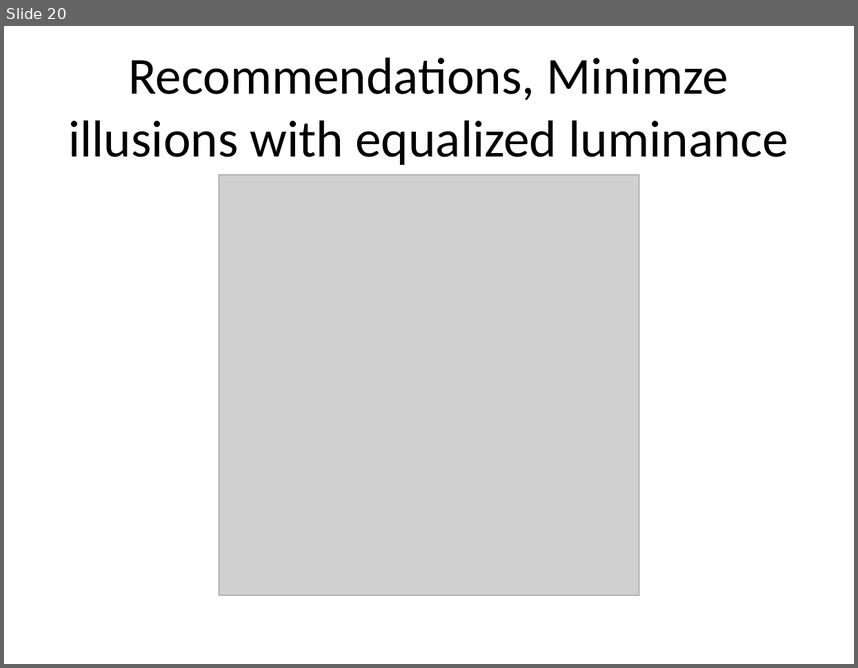
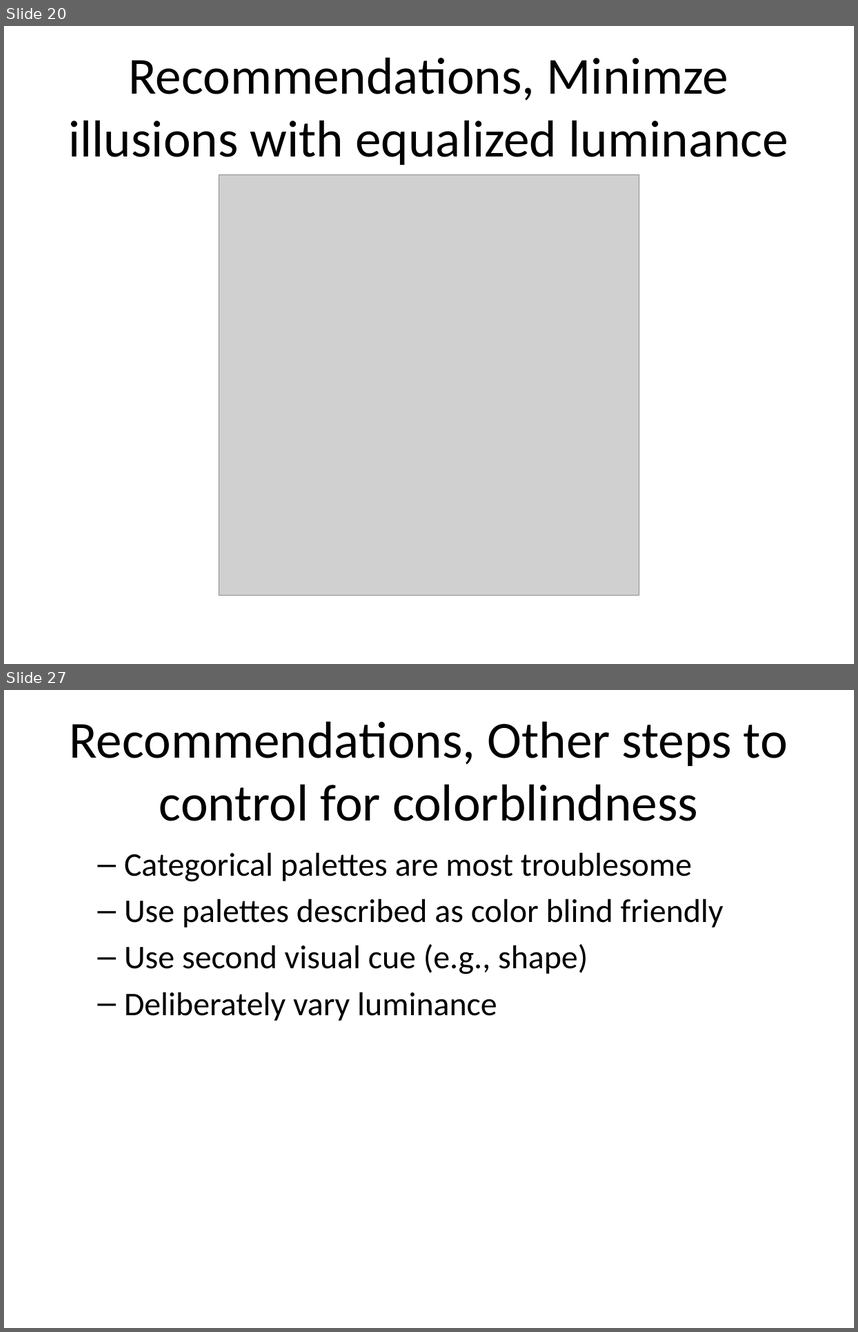
Before and after one commit to pmean/data-visualization, a slide deck: data-viz-02/component/recommendations-colors.pptx. Shown one above the other, each under a label of ours: slide 20 before the commit, slides 20 and 27 after it; the slides between them are not shown. The pictures are 858x668 and 858x1332 pixels, drawn with LibreOffice and Linux fonts; fonts in the diff are those of the drawing; grey boxes stand for pictures. Boxes give left, top, right and bottom in pixels: in the first picture for what was removed or moved away, otherwise in the second. Text is boxed around its words. In the diff, an @@ line names an element or a change of style, - is before the commit and + after.

Commit message:
Finalized color recommendations in data-viz-02

```diff
--- a/data-viz-02/component/recommendations-colors.pptx
+++ b/data-viz-02/component/recommendations-colors.pptx
@@ slide 27 added at (4,690,854,1328), background #FFFFFF @@
@@ title added at (69,721,788,821), 44 pt, text #000000 @@
+Recommendations, Other steps to control for colorblindness
@@ text added at (124,852,724,1021), 28 pt, text #000000 @@
+  – Categorical palettes are most troublesome
+  – Use palettes described as color blind friendly
+  – Use second visual cue (e.g., shape)
+  – Deliberately vary luminance
```
Also in this commit, not shown: 3 slides changed, 4 other slides added, 3 slides removed, 1 other file.
